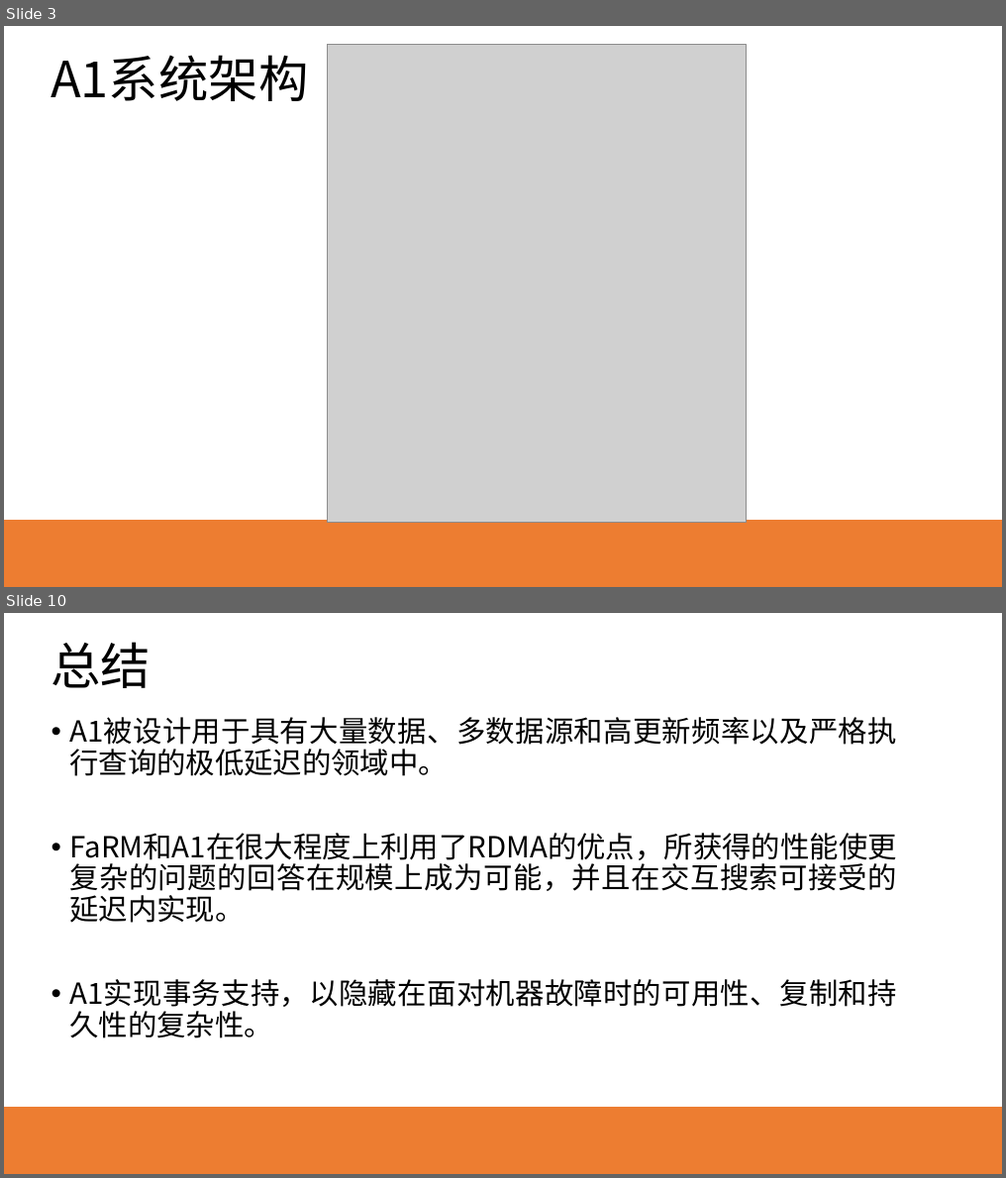
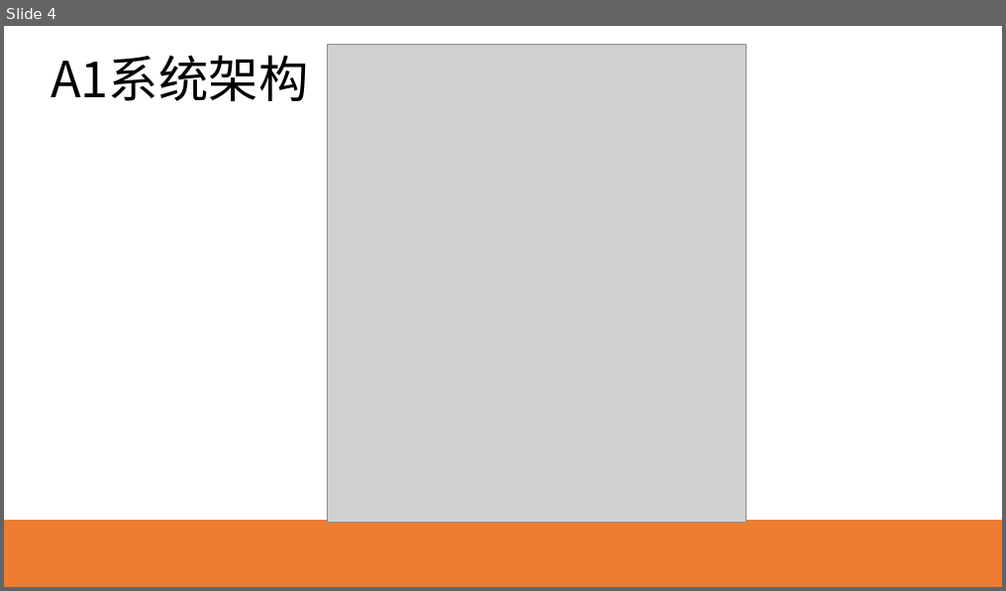
Before and after one commit to HEU-CS/new-database-Yeecoder, a slide deck: S320067135赵博文.pptx. Shown one above the other, each under a label of ours: slides 3 and 10 before the commit, slide 4 after it; the slides between them are not shown. The pictures are 1006x1178 and 1006x591 pixels, drawn with LibreOffice and Linux fonts; fonts in the diff are those of the drawing; grey boxes stand for pictures. Boxes give left, top, right and bottom in pixels: in the first picture for what was removed or moved away, otherwise in the second. Text is boxed around its words. In the diff, an @@ line names an element or a change of style, - is before the commit and + after.

```diff
--- a/S320067135赵博文.pptx
+++ b/S320067135赵博文.pptx
@@ slide 10 removed at bbox=[4, 613, 1002, 1174], background gradient #FFFFFF to #ED7D31 @@
@@ text removed at bbox=[51, 642, 151, 688] @@
-总结
@@ text removed at bbox=[69, 717, 896, 1039] @@
-• A1被设计用于具有大量数据、多数据源和高更新频率以及严格执行查询的极低延迟的领域中。
-• FaRM和A1在很大程度上利用了RDMA的优点，所获得的性能使更复杂的问题的回答在规模上成为可能，并且在交互搜索可接受的延迟内实现。
-• A1实现事务支持，以隐藏在面对机器故障时的可用性、复制和持久性的复杂性。
@@ what was slide 3 is now slide 4 @@
```
Also in this commit, not shown: 6 slides changed, 4 slides added, 1 other slide removed, 1 other file.
